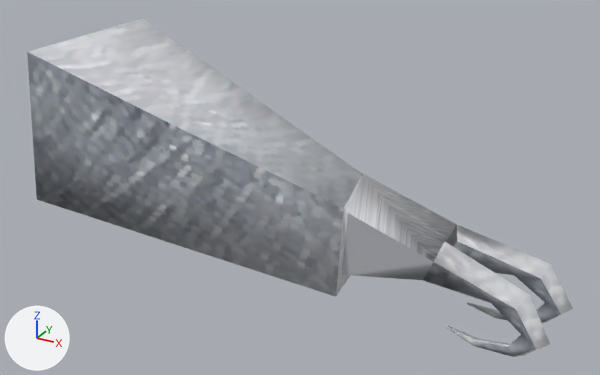
The FBX model media/models_X/Prost_Left_LowerArm_Hook_Female.fbx: old version first, new version second.
Rendered twice from a camera (50 mm lens) standing at (0.00531, -0.00216, 0.00872) and looking at (0.00386, 0.00049, 0.0074). The lights are fixed; the arrows at lower left show +X, +Y and +Z. Where no turn or scale is listed for an object, it has been applied to the vertices.

In view in the first picture: 'Body.001'.
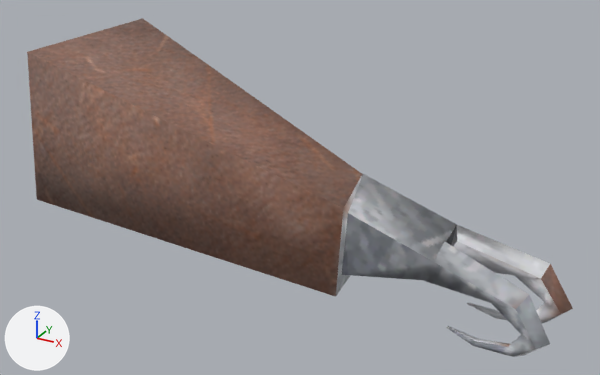
What differs and where, as boxes [x1, y1, x2, y2] in the pictures (600 x 375 px):
'Body.001', surface changed (grey to brown)
    both: [27, 18, 573, 357]

The edits, one by one:
Picture 'new_hook.png' (img_new_hook_png) is new.
Material 'Body_mat.001' (mat_body_mat_001) changes its picture from img_metal_png to img_new_hook_png.
me_mesh_003 has 68 vertices, 69 faces and spans x 0.00262..0.00495, y 0.00013..0.00085, z 0.00704..0.00794.
me_mesh_003 is used by ob_body_001; location (0.0, 0.0, 0.0).
me_mesh_003 part 1: texture (UV) coordinates of 69 of 69 faces, centred in x 0.00267..0.00489, y 0.00014..0.00069, z 0.00706..0.00784, changed; they spanned u 0.0..1.0, v 0.0..0.89 and now span u 0.0..1.0, v 0.0..0.96.
